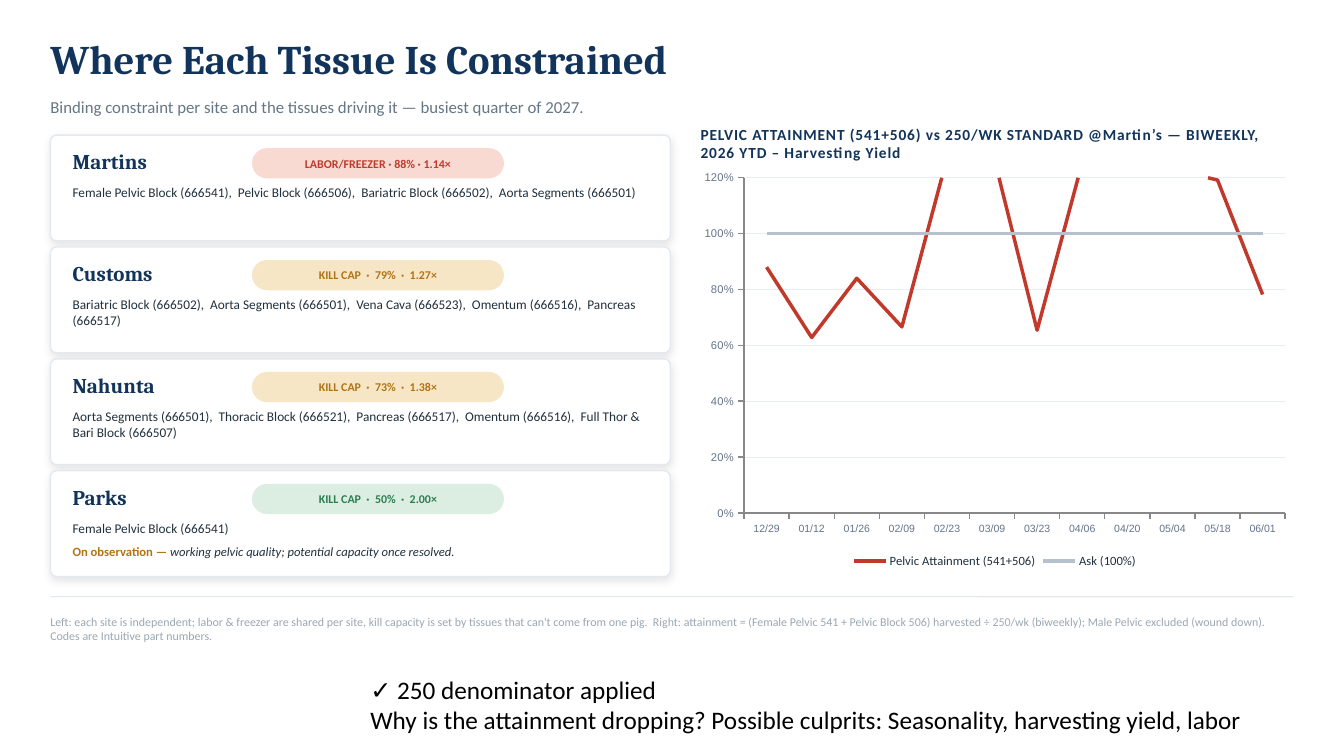
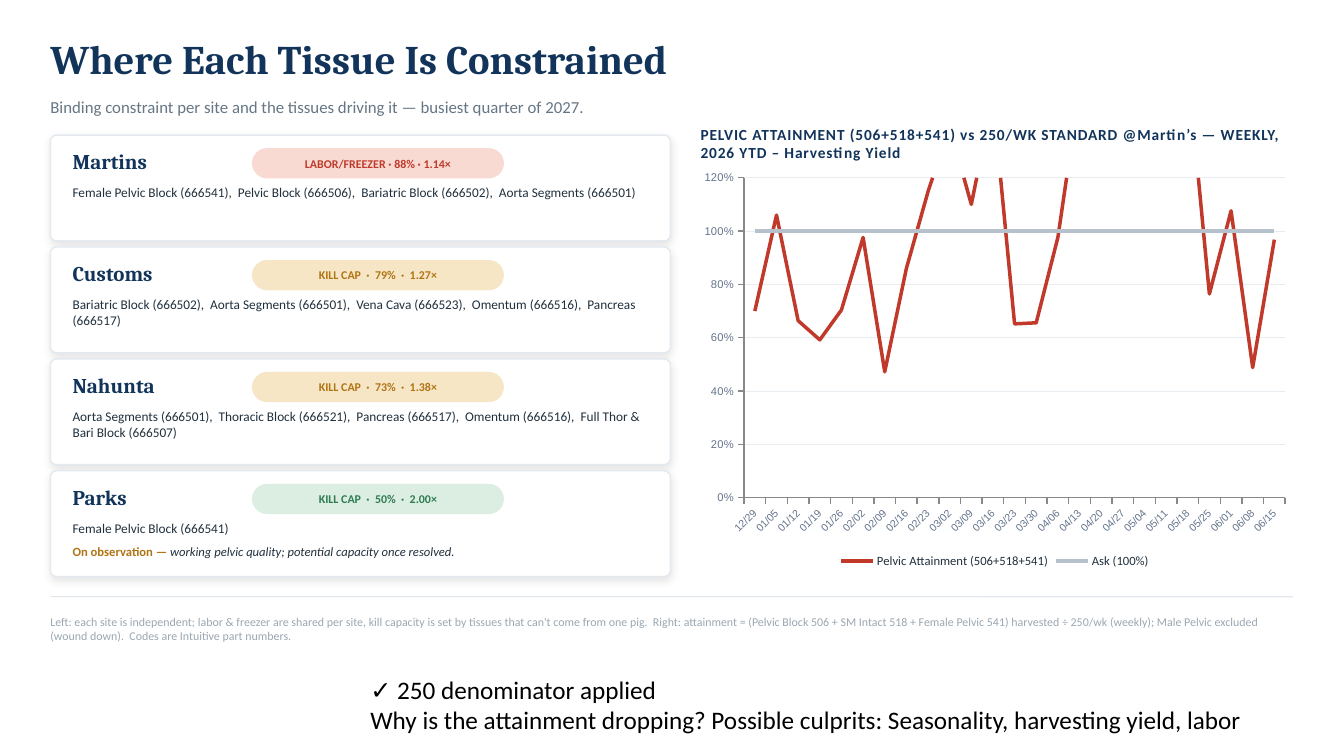
Before and after one commit to naviero1/Claude-Works, a slide deck: slide 2 of tissue-capacity-model/deliverables/Tissue_Capacity_2026_2027.pptx. Drawn at 1344x756 pixels with LibreOffice and Linux fonts; fonts in the diff are those of the drawing. Boxes give left, top, right and bottom in pixels: in the first picture for what was removed or moved away, otherwise in the second. Text is boxed around its words. In the diff, an @@ line names an element or a change of style, - is before the commit and + after.

```diff
--- a/tissue-capacity-model/deliverables/Tissue_Capacity_2026_2027.pptx
+++ b/tissue-capacity-model/deliverables/Tissue_Capacity_2026_2027.pptx
@@ text at [701, 129, 1279, 158]: text changed @@
-PELVIC ATTAINMENT (541+506) vs 250/WK STANDARD @Martin’s — BIWEEKLY, 2026 YTD – Harvesting Yield
+PELVIC ATTAINMENT (506+518+541) vs 250/WK STANDARD @Martin’s — WEEKLY, 2026 YTD – Harvesting Yield
@@ line chart at [693, 163, 1298, 573] @@
-categories: 12/29, 01/12, 01/26, 02/09, 02/23, 03/09, 03/23, 04/06, 04/20, 05/04, 05/18, 06/01
+categories: 12/29, 01/05, 01/12, 01/19, 01/26, 02/02, 02/09, 02/16, 02/23, 03/02, 03/09, 03/16, 03/23, 03/30, 04/06, 04/13, 04/20, 04/27, 05/04, 05/11, 05/18, 05/25, 06/01, 06/08, 06/15
-Pelvic Attainment (541+506): 88, 63, 84, 67, 127, 130, 65, 125, 141, 123, 119, 78
+Pelvic Attainment (506+518+541): 70, 106, 66, 59, 70, 98, 47, 86, 115, 139, 110, 150, 65, 66, 98, 153, 158, 124, 121, 125, 162, 76, 108, 49, 97
-Ask (100%): 100, 100, 100, 100, 100, 100, 100, 100, 100, 100, 100, 100
+Ask (100%): 100, 100, 100, 100, 100, 100, 100, 100, 100, 100, 100, 100, 100, 100, 100, 100, 100, 100, 100, 100, 100, 100, 100, 100, 100
@@ text at [50, 617, 1258, 642]: text changed @@
-Left: each site is independent; labor & freezer are shared per site, kill capacity is set by tissues that can't come from one pig. Right: attainment = (Female Pelvic 541 + Pelvic Block 506) harvested ÷ 250/wk (biweekly); Male Pelvic excluded (wound down). Codes are Intuitive part numbers.
+Left: each site is independent; labor & freezer are shared per site, kill capacity is set by tissues that can't come from one pig. Right: attainment = (Pelvic Block 506 + SM Intact 518 + Female Pelvic 541) harvested ÷ 250/wk (weekly); Male Pelvic excluded (wound down). Codes are Intuitive part numbers.
```
Also in this commit, not shown: 1 other file.
